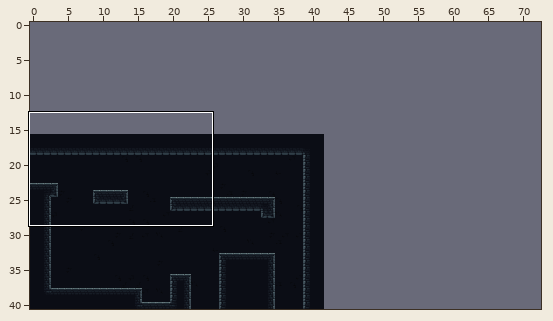
Tiled map (JSON): assets/levels/Tutorial_Level.json. The picture above shows the old version from afar; the outline marks the close-up.
Close-up. Before the edit:
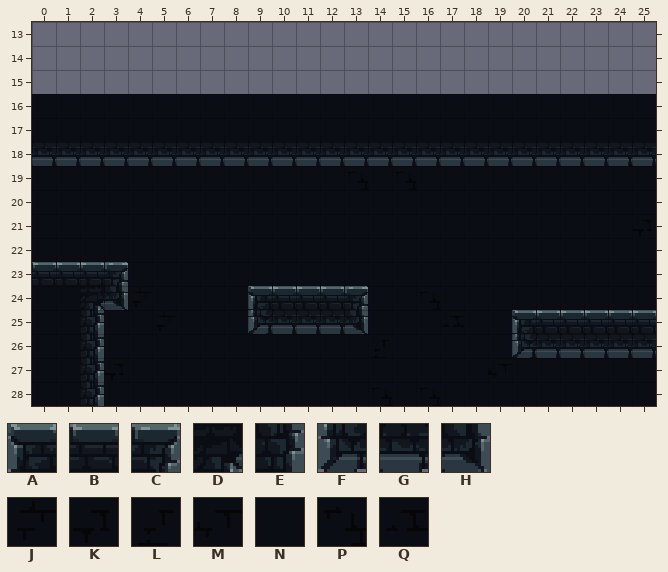
Cells are 16x16 px. Shown: x 0..25, y 13..28. The commit also changed other parts of the map, which this record leaves out. The old version is drawn lined up with the new one. Not drawn, because the pictures are missing: unchanged layer "Background_values".
Key: from "StoneBrick": A 0, B 1, C 2, D 4, E 8, F 12, G 13, H 14, J 24, K 25, L 26, M 30, N 31, P 32, Q 37.
_ is an empty cell, # one hidden under a higher layer.
Layer "Background" before, first column x 0:
13 __________________________
14 __________________________
15 __________________________
16 __________________________
17 _#########################
18 NNNNNNNNNNNNNNNNNNNNNNNNPN
19 NNNNNNNNNNNNNPNPNNNNNNNNNN
20 NNNNNNNNNNNNNNNNNNNNNNNNNN
21 NNNNNNNNNNNNNNNNNNNNNNNNNK
22 NNNNNNNNNNNNNNNNNNNNNNNNNN
23 _NNNNNNNNNNNNNNNNNNNNNNNNN
24 _#NNJNNNNNQNNNNNPNNNNNNNNN
25 _#NNNJNNNNNNNNNNNQNNNNNNNN
26 _#NNNNNNNNNNNNLNNNNNNNNNNN
27 _#NKNNNNNNNNNNNNNNNMNNNNNN
28 _#NNNNNNNNNNNNPNPNNNNNNNNN
Layer "Platform" before, first column x 0:
13 __________________________
14 __________________________
15 __________________________
16 NNNNNNNNNNNNNNNNNNNNNNNNNN
17 NNNNNNNNNNNNNNNNNNNNNNNNNN
18 GGGGGGGGGGGGGGGGGGGGGGGGGG
19 __________________________
20 __________________________
21 __________________________
22 __________________________
23 BBBC______________________
24 NNDH_____ABBBC____________
25 NNE______FGGGH______ABBBBB
26 NNE_________________FGGGGG
27 NNE_______________________
28 NNE_______________________
Now the later version:
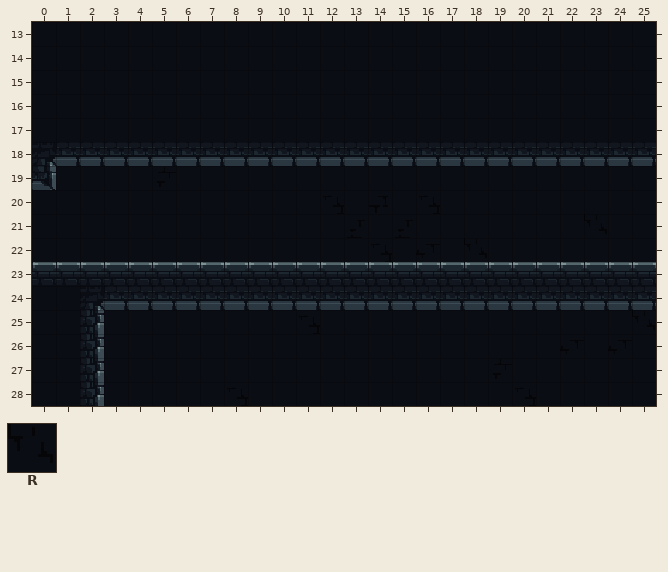
Further tiles: from "StoneBrick": R 36.
Change:
Changed rows in their new state; . is an unchanged cell.
map size 42x25 -> 73x41 cells (old content now starts at 0,16; both pictures use the new coordinates)
Layer "Background":
first column x 4:
24 P.....N.....N.........
25 .......P.............R
26 ..................M.M.
Layer "Platform":
first column x 0:
13 NNNNNNNNNNNNNNNNNNNNNNNNNN
14 NNNNNNNNNNNNNNNNNNNNNNNNNN
15 NNNNNNNNNNNNNNNNNNNNNNNNNN
18 D.........................
19 H.........................
first column x 3:
23 BBBBBBBBBBBBBBBBBBBBBBB
24 GGGGGGGGGGGGGGGGGGGGGGG
25 ......_____......______
26 .................______
